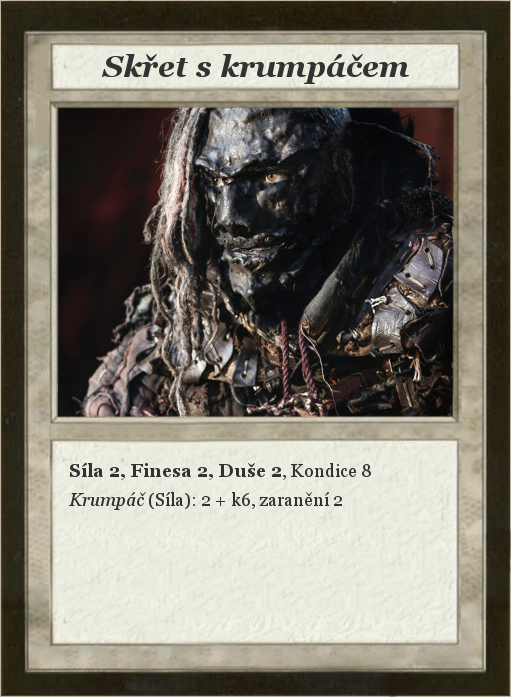
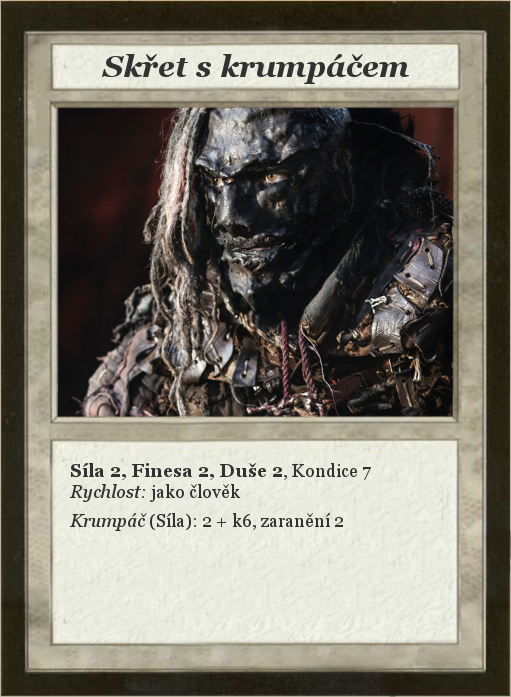
Layers edited between the first and the second 511 × 697 image:
painted on "Síla 2, Finesa 2, Duše 2, Kond..." over [69, 463, 371, 531]
